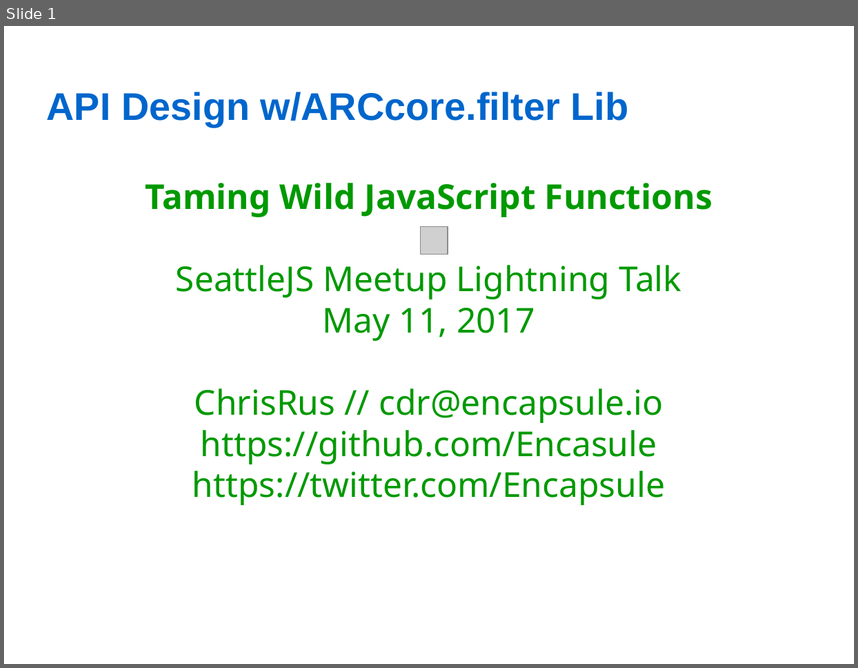
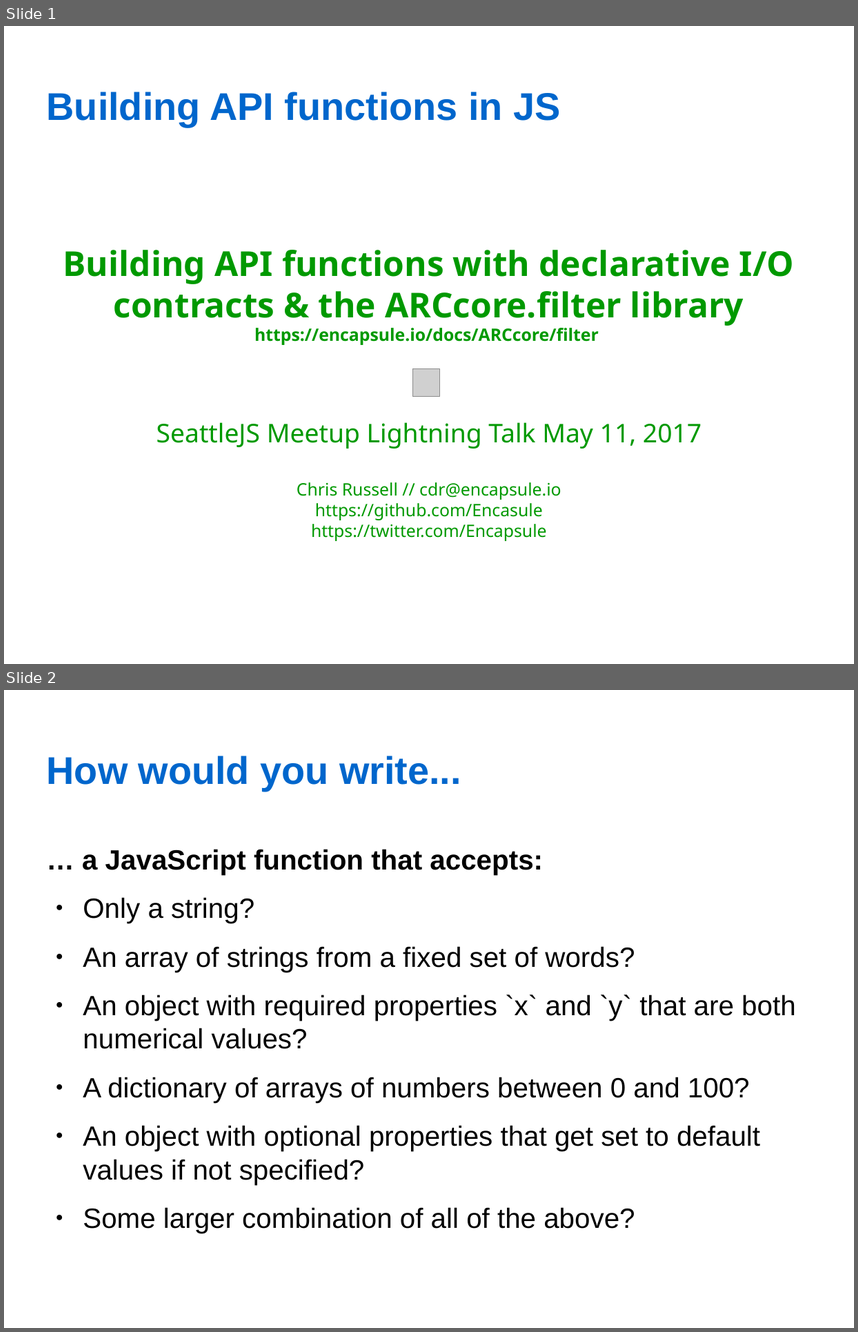
Before and after one commit to Encapsule-Annex/seattlejs-meetup-2017-may-filter-lib, a slide deck: SeattleJS-2017.05.11-ARCcore.filter.odp. Shown one above the other, each under a label of ours: slide 1 before the commit, slides 1 and 2 after it. The pictures are 858x668 and 858x1332 pixels, drawn with LibreOffice and Linux fonts; fonts in the diff are those of the drawing; grey boxes stand for pictures; background and template pictures are left out. Boxes give left, top, right and bottom in pixels: in the first picture for what was removed or moved away, otherwise in the second. Text is boxed around its words. In the diff, an @@ line names an element or a change of style, - is before the commit and + after.

Commit message:
Presentation for 2017.05.11 SeattleJS

```diff
--- a/SeattleJS-2017.05.11-ARCcore.filter.odp
+++ b/SeattleJS-2017.05.11-ARCcore.filter.odp
@@ slide 2 added at box(4, 690, 854, 1328), background picture (left out) @@
@@ title added at box(47, 756, 461, 791), 36 pt, text #0066CC, bold @@
+How would you write...
@@ text added at box(82, 849, 796, 1233), 26 pt, text #000000 @@
+… a JavaScript function that accepts:
+● Only a string?
+● An array of strings from a fixed set of words?
+● An object with required properties `x` and `y` that are both numerical values?
+● A dictionary of arrays of numbers between 0 and 100?
+● An object with optional properties that get set to default values if not specified?
+● Some larger combination of all of the above?
@@ slide 1 changed as well @@
@@ title at box(47, 92, 560, 127): text changed @@
-API Design w/ARCcore.filter Lib
+Building API functions in JS
@@ subtitle at box(63, 250, 794, 541): text changed; size 32 to 16 pt @@
-Taming Wild JavaScript Functions
-SeattleJS Meetup Lightning Talk
-May 11, 2017
-ChrisRus // cdr@encapsule.io
-https://github.com/Encasule
-https://twitter.com/Encapsule
+Building API functions with declarative I/O contracts & the ARCcore.filter library
+https://encapsule.io/docs/ARCcore/filter
+SeattleJS Meetup Lightning Talk May 11, 2017
+Chris Russell // cdr@encapsule.io
+https://github.com/Encasule
+https://twitter.com/Encapsule
@@ picture: place and size @@
-picture at box(421, 227, 448, 254)
+picture at box(413, 368, 441, 397)
```
Also in this commit, not shown: 4 other slides changed, 4 other slides added, 3 slides removed.
